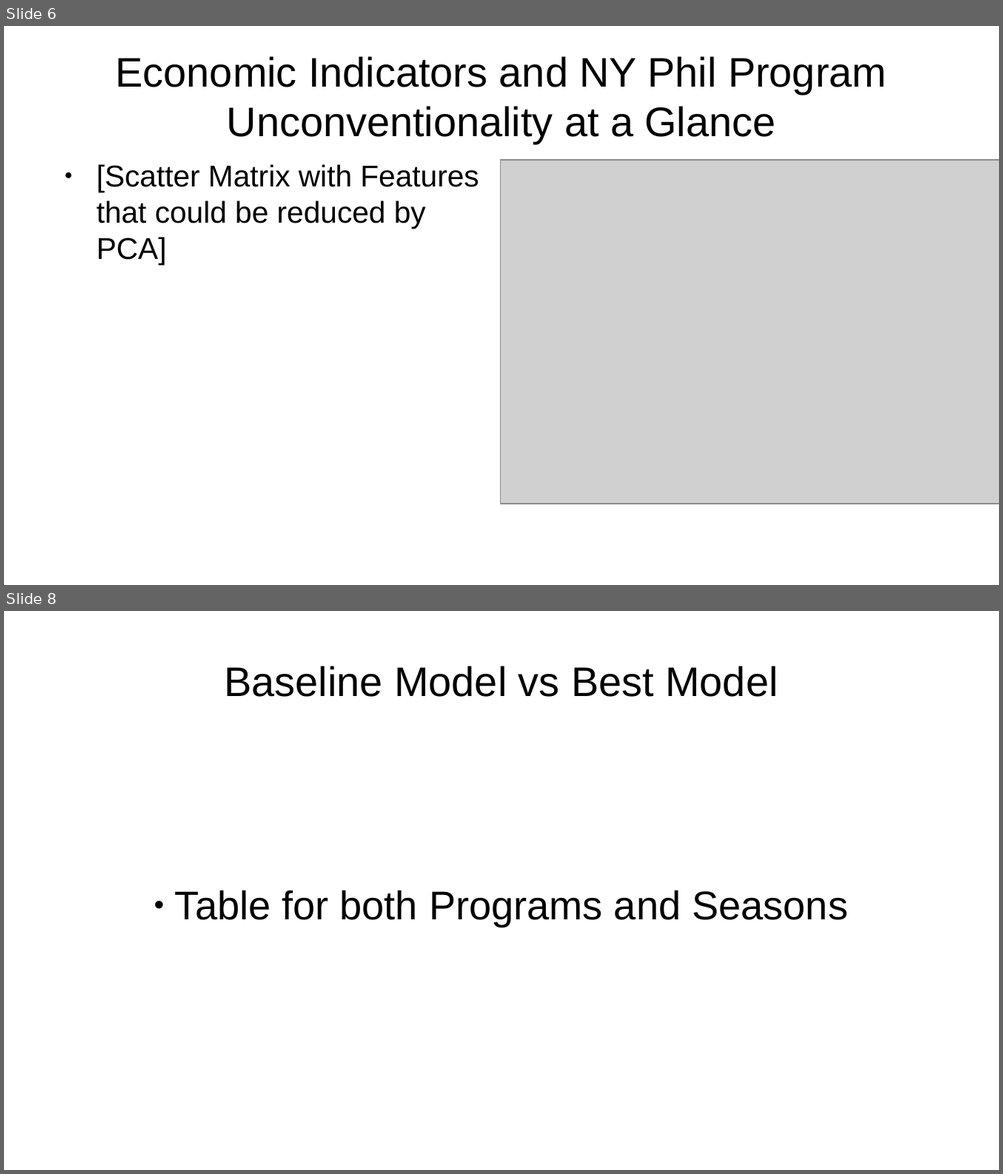
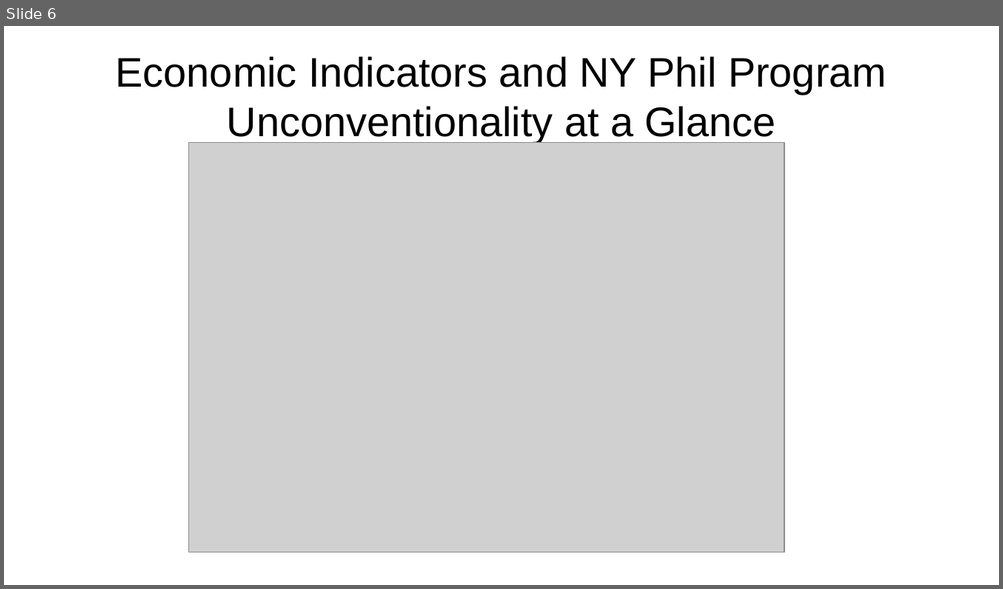
Before and after one commit to markcatalysis/ny_phil_selection, a slide deck: presentation/Capstone Presentation.odp. Shown one above the other, each under a label of ours: slides 6 and 8 before the commit, slide 6 after it; the slides between them are not shown. The pictures are 1003x1174 and 1003x589 pixels, drawn with LibreOffice and Linux fonts; fonts in the diff are those of the drawing; grey boxes stand for pictures. Boxes give left, top, right and bottom in pixels: in the first picture for what was removed or moved away, otherwise in the second. Text is boxed around its words. In the diff, an @@ line names an element or a change of style, - is before the commit and + after.

```diff
--- a/presentation/Capstone Presentation.odp
+++ b/presentation/Capstone Presentation.odp
@@ slide 8 removed at bbox=[4, 611, 999, 1170], background #FFFFFF @@
@@ title removed at bbox=[225, 666, 777, 697] @@
-Baseline Model vs Best Model
@@ subtitle removed at bbox=[175, 890, 848, 927] @@
-● Table for both Programs and Seasons
@@ slide 6 changed as well @@
@@ picture: place and size @@
-picture at bbox=[501, 160, 999, 504]
+picture at bbox=[188, 142, 784, 552]
@@ text removed at bbox=[96, 164, 478, 264] @@
-● [Scatter Matrix with Features that could be reduced by PCA]
```
Also in this commit, not shown: 6 other slides changed, 5 slides added, 1 other slide removed, 2 other files.
